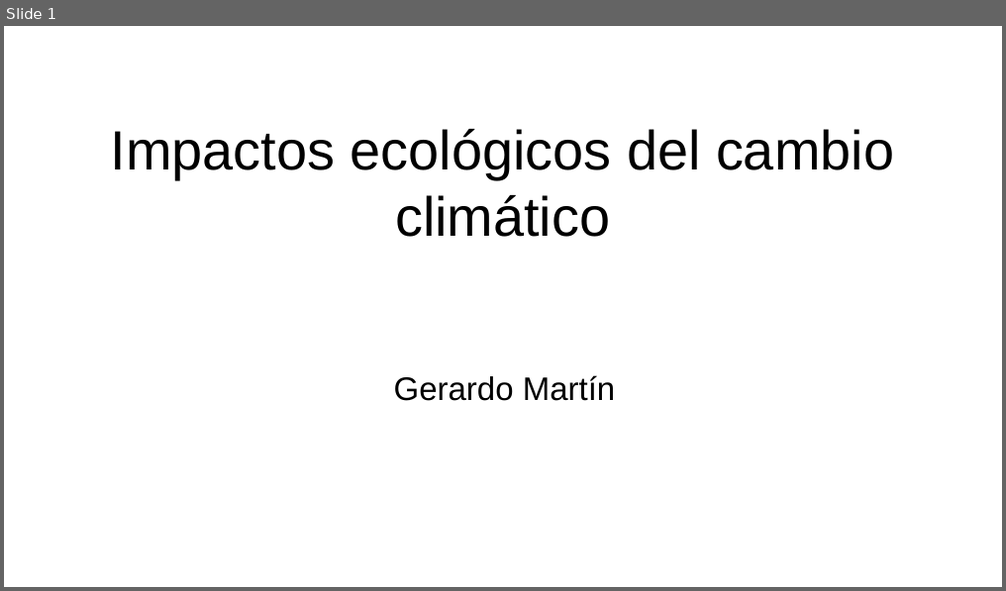
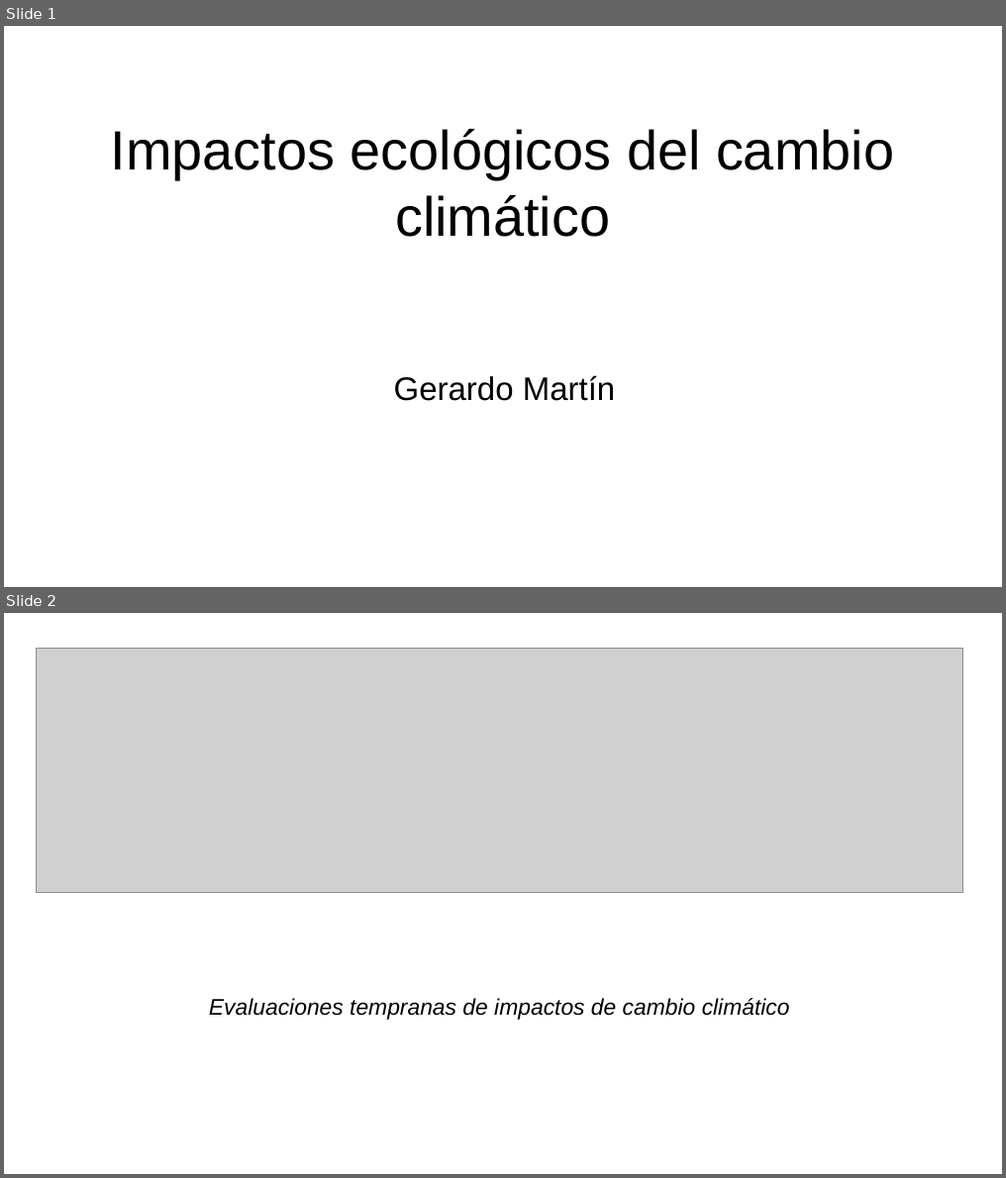
Before and after one commit to gerardommc/Ecologia-Teorica-II, a slide deck: Cambio-climatico/Impactos.odp. Shown one above the other, each under a label of ours: slide 1 before the commit, slides 1 and 2 after it. The pictures are 1006x591 and 1006x1178 pixels, drawn with LibreOffice and Linux fonts; fonts in the diff are those of the drawing; grey boxes stand for pictures. Boxes give left, top, right and bottom in pixels: in the first picture for what was removed or moved away, otherwise in the second. Text is boxed around its words. In the diff, an @@ line names an element or a change of style, - is before the commit and + after.

```diff
--- a/Cambio-climatico/Impactos.odp
+++ b/Cambio-climatico/Impactos.odp
@@ slide 2 added at (4, 613, 1002, 1174), background #FFFFFF @@
@@ picture added at (36, 649, 963, 893) @@
@@ text added at (209, 998, 790, 1020), 18 pt, text #000000, italic @@
+Evaluaciones tempranas de impactos de cambio climático
```
Also in this commit, not shown: 2 other slides added, 1 slide removed, 2 other files.
